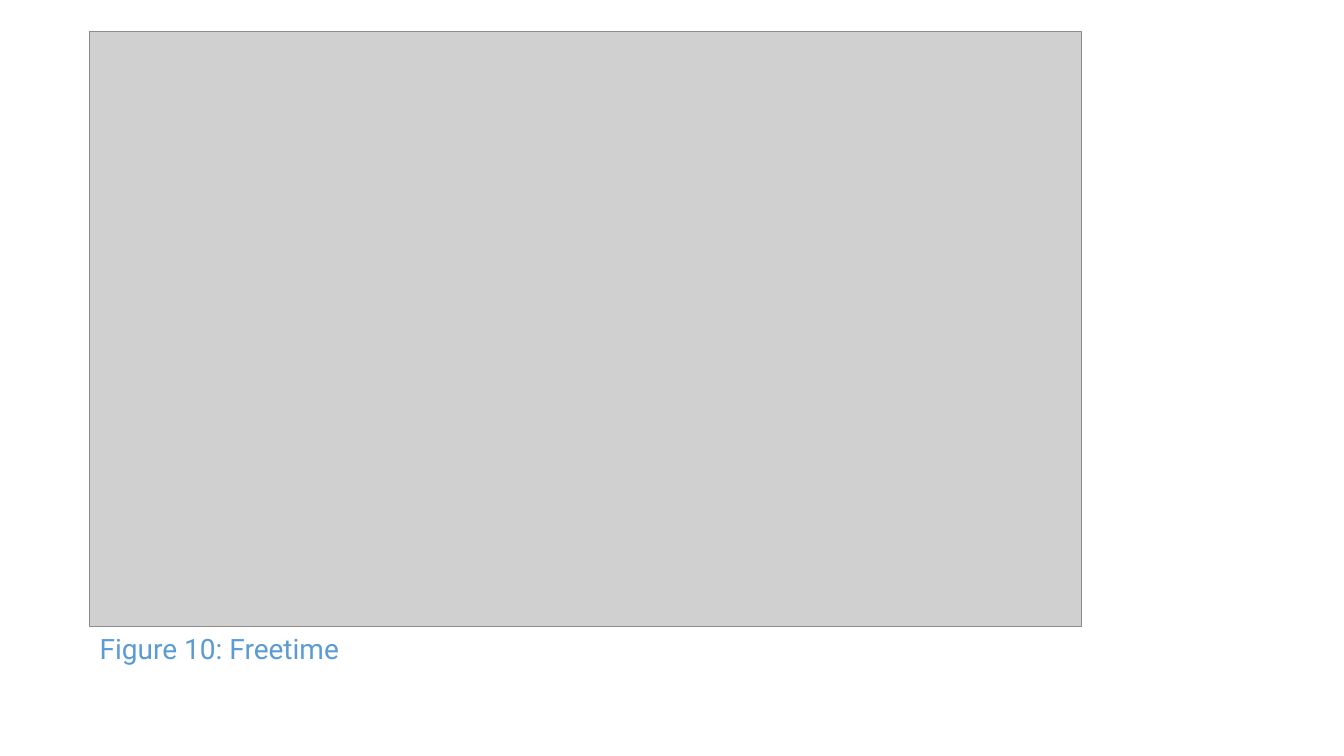
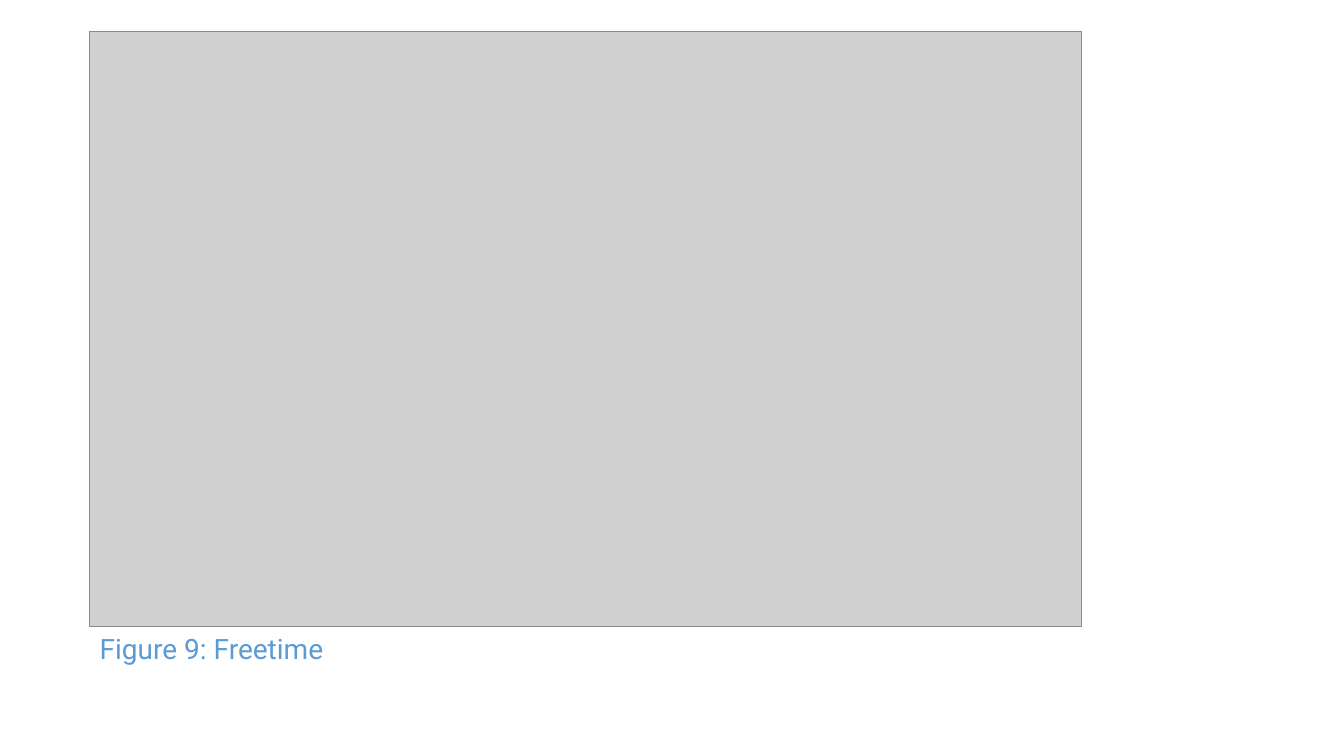
Before and after one commit to CS2103AUG2016-W11-C1/main, a slide deck: slide 9 of doc/UserGuide.pptx (slide 10 before the commit). Drawn at 1344x756 pixels with LibreOffice and Linux fonts; fonts in the diff are those of the drawing; grey boxes stand for pictures. Boxes give left, top, right and bottom in pixels: in the first picture for what was removed or moved away, otherwise in the second. Text is boxed around its words. In the diff, an @@ line names an element or a change of style, - is before the commit and + after.

```diff
--- a/doc/UserGuide.pptx
+++ b/doc/UserGuide.pptx
@@ text at (100,639,324,665): text changed @@
-Figure 10: Freetime
+Figure 9: Freetime
```
Also in this commit, not shown: 7 other slides changed, 1 slide removed, 15 other files.
